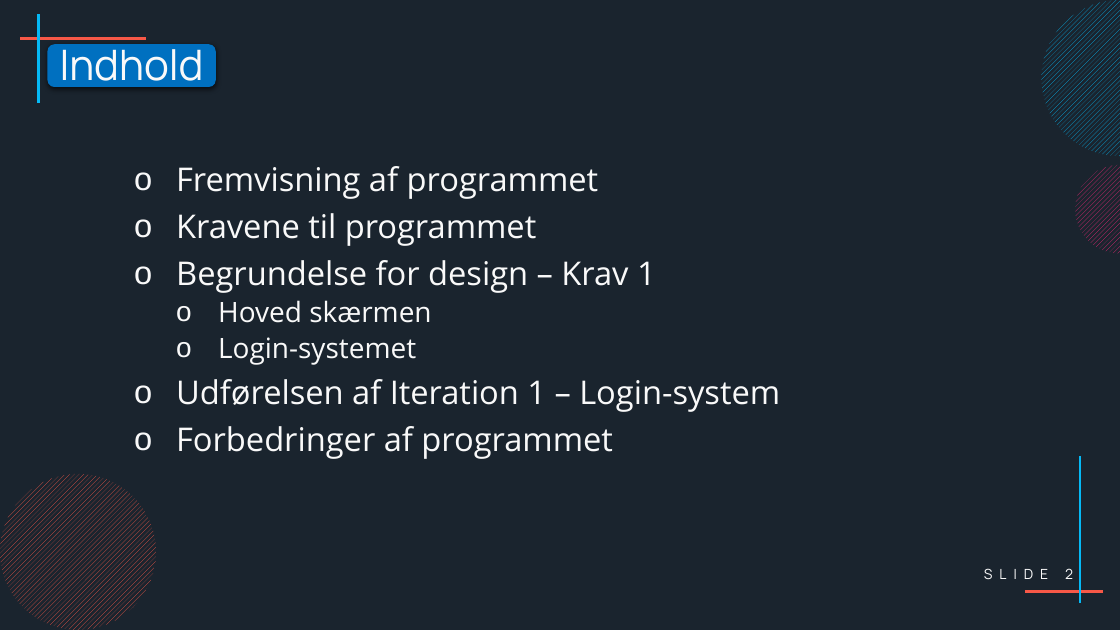
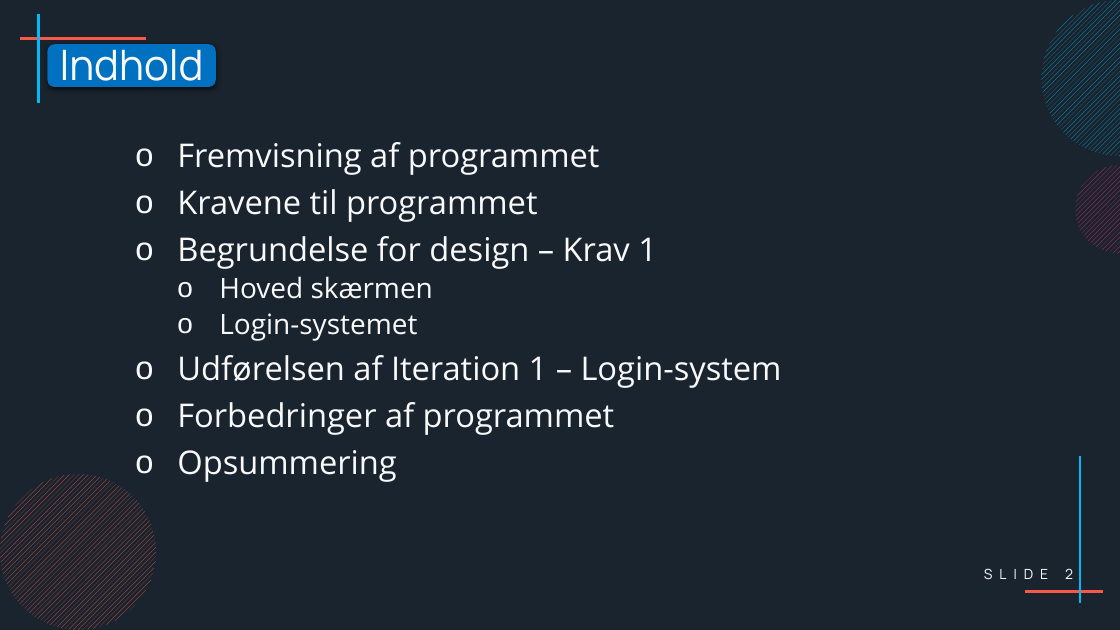
Before and after one commit to ProgrammeringOTGDKlassen/D-klassen-Programmering, a slide deck: slide 2 of Eksamensprojekt - Max/Præsentation/Præsentation af eksamensprojekt.pptx. Drawn at 1120x630 pixels with LibreOffice and Linux fonts; fonts in the diff are those of the drawing. Boxes give left, top, right and bottom in pixels: in the first picture for what was removed or moved away, otherwise in the second. Text is boxed around its words. In the diff, an @@ line names an element or a change of style, - is before the commit and + after.

Commit message:
Should be finished for exam
Changed a bit in the PowerPoint and tested the program for the exam, which should be good to go.

```diff
--- a/Eksamensprojekt - Max/Præsentation/Præsentation af eksamensprojekt.pptx
+++ b/Eksamensprojekt - Max/Præsentation/Præsentation af eksamensprojekt.pptx
@@ text "Fremvisning af programmet": place and size @@
-text "Fremvisning af programmet" at <box>176,166,780,459</box>
+text "Fremvisning af programmet" at <box>177,142,782,482</box>
@@ text at <box>177,450,396,482</box>: paragraph added @@
+o Opsummering
```
Also in this commit, not shown: 3 other slides changed, 1 other file.
